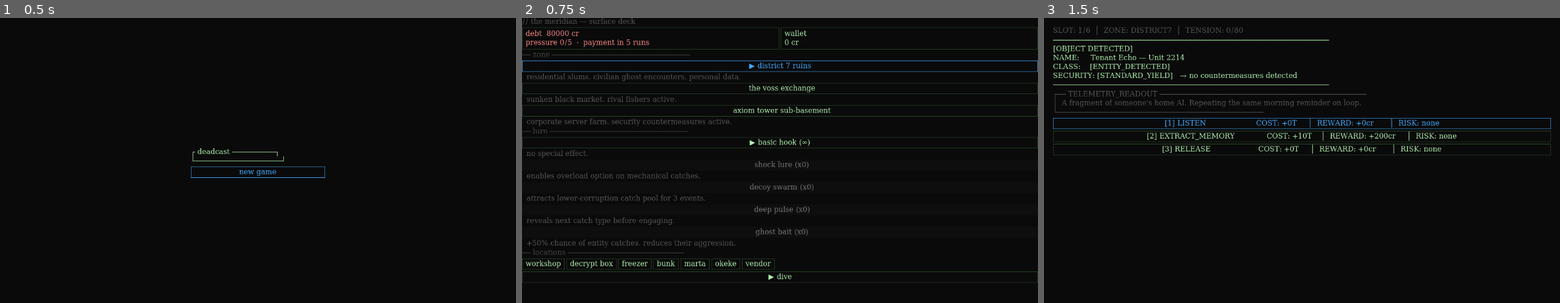
Above: before the commit, frames 1-3 (left to right).
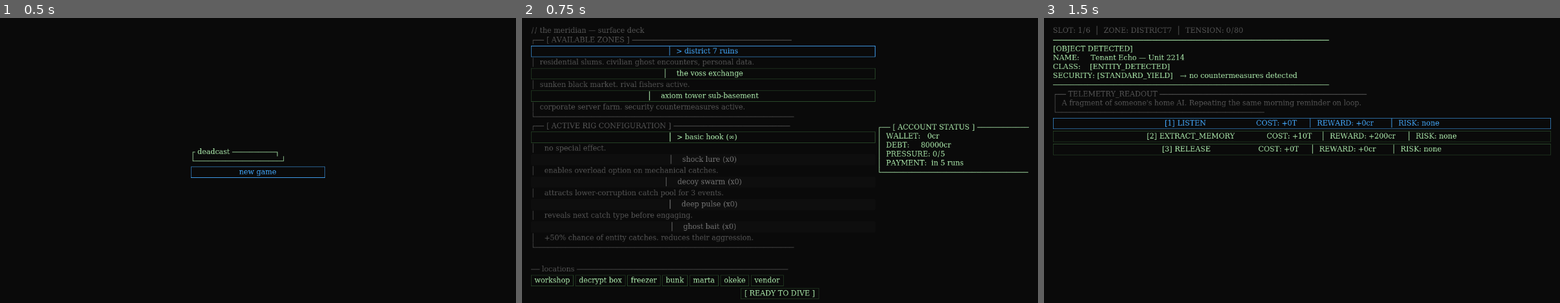
Above: after the commit, the same moments.

Repository: Teeohbee/deadcast
Game: Godot game, scene res://scenes/title_screen/TitleScreen.tscn
Same seed, same stepped clock (60 frames per second), same inputs: the game is played once before the commit and once after it.
Inputs:
- Up to frame 1 (0.5 s): no input
- Up to frame 2 (0.75 s): click "new game" at 0.5 s
- Up to frame 3 (1.5 s): click "▶ dive" (after the commit: "[ READY TO DIVE ]") at 1.25 s

Frame 1 is identical in both runs. In frame 2, 12% of the frame differs, in the area x 0-100%, y 0-99%; in frame 3, nothing differs.

Commit message:
feat: surface deck terminal panel refactor
- BargeHub: HBoxContainer layout splits main content (left) from
  Account Status box (right). Account status shows wallet/debt/
  pressure/payment in a ┌── box, red when pressure ≥ 3.
- ZoneSelector: ┌── [ AVAILABLE ZONES ] header + footer, cursor
  standardised to │  > / │    prefix on zone buttons.
- LureEquip: ┌── [ ACTIVE RIG CONFIGURATION ] header + footer,
  same │  > cursor pattern. Footer re-added on every rebuild.
- DiveButton centred at bottom as [ READY TO DIVE ].
- All ▶ cursors replaced with >.

Diff:
--- a/scenes/barge_hub/BargeHub.gd
+++ b/scenes/barge_hub/BargeHub.gd
@@ -1,13 +1,10 @@
 # scenes/barge_hub/BargeHub.gd
 extends Control
 
-@onready var debt_label: Label = $VBoxContainer/EconomyRow/DebtPanel/DebtLabel
-@onready var credits_label: Label = $VBoxContainer/EconomyRow/CreditsPanel/CreditsLabel
-@onready var debt_panel: PanelContainer = $VBoxContainer/EconomyRow/DebtPanel
-@onready var credits_panel: PanelContainer = $VBoxContainer/EconomyRow/CreditsPanel
 @onready var title_label: Label = $VBoxContainer/TitleLabel
+@onready var account_label: Label = $VBoxContainer/ContentRow/AccountLabel
 @onready var separator_label: Label = $VBoxContainer/SeparatorLabel
-@onready var dive_button: Button = $VBoxContainer/DiveButton
+@onready var dive_button: Button = $VBoxContainer/DiveRow/DiveButton
 @onready var workshop_btn: Button = $VBoxContainer/LocationButtons/WorkshopBtn
 @onready var decrypt_btn: Button = $VBoxContainer/LocationButtons/DecryptBtn
 @onready var freezer_btn: Button = $VBoxContainer/LocationButtons/FreezerBtn
@@ -34,20 +31,17 @@
 		get_tree().change_scene_to_file("res://scenes/barge_hub/GameOver.tscn")
 		return
 
-	# P4 debt collector one-time event
 	if GameState.pressure_level >= 4 and not GameState.debt_collector_triggered:
 		GameState.debt_collector_triggered = true
 		GameState.spend_credits(5000)
 		GameState.save()
 
 	dive_button.pressed.connect(_on_dive_pressed)
-	EventBus.credits_changed.connect(_refresh_labels)
-	_refresh_labels(GameState.credits)
+	EventBus.credits_changed.connect(_refresh_account)
 
 	UIStyle.apply_label(title_label, UIStyle.COL_DIM)
-	UIStyle.apply_label(separator_label, UIStyle.COL_SEP)
-	UIStyle.apply_panel(debt_panel)
-	UIStyle.apply_panel(credits_panel)
+	UIStyle.apply_label(separator_label, UIStyle.COL_DIM)
+	UIStyle.apply_label(account_label, UIStyle.COL_TEXT)
 	UIStyle.apply_button(dive_button)
 	dive_button.focus_mode = Control.FOCUS_ALL
 
@@ -72,6 +66,8 @@
 	okeke_btn.pressed.connect(func(): _go_to("okeke"))
 	vendor_btn.pressed.connect(func(): _go_to("vendor"))
 
+	_refresh_account()
+
 	await get_tree().process_frame
 	var focus_id := GameState.last_hub_focus
 	GameState.last_hub_focus = ""
@@ -83,17 +79,21 @@
 		"marta":    marta_btn.grab_focus()
 		"okeke":    okeke_btn.grab_focus()
 		"vendor":   vendor_btn.grab_focus()
-		_:          $VBoxContainer/ZoneSelector.get_child(1).grab_focus()
+		_:          $VBoxContainer/ContentRow/LeftColumn/ZoneSelector.get_child(1).grab_focus()
 
-func _refresh_labels(_ignored: int = 0) -> void:
-	var runs_to_pmt = 5 - GameState.runs_since_payment
-	debt_label.text = "debt  %d cr\npressure %d/5  ·  payment in %d run%s" % [
-		GameState.debt, GameState.pressure_level,
-		runs_to_pmt, "s" if runs_to_pmt != 1 else ""]
-	UIStyle.apply_label(debt_label, UIStyle.COL_DEBT)
-
-	credits_label.text = "wallet\n%d cr" % GameState.credits
-	UIStyle.apply_label(credits_label, UIStyle.COL_TEXT)
+func _refresh_account(_ignored: int = 0) -> void:
+	var runs_to_pmt := 5 - GameState.runs_since_payment
+	var run_str := "in %d run%s" % [runs_to_pmt, "s" if runs_to_pmt != 1 else ""]
+	account_label.text = (
+		"┌── [ ACCOUNT STATUS ] ────────────\n"
+		+ "│  WALLET:   %dcr\n" % GameState.credits
+		+ "│  DEBT:     %dcr\n" % GameState.debt
+		+ "│  PRESSURE: %d/5\n" % GameState.pressure_level
+		+ "│  PAYMENT:  %s\n" % run_str
+		+ "└──────────────────────────────────"
+	)
+	var color := UIStyle.COL_DEBT if GameState.pressure_level >= 3 else UIStyle.COL_TEXT
+	UIStyle.apply_label(account_label, color)
 
 func _on_dive_pressed() -> void:
 	get_tree().change_scene_to_file("res://scenes/dive_run/DiveRun.tscn")
--- a/scenes/barge_hub/BargeHub.tscn
+++ b/scenes/barge_hub/BargeHub.tscn
@@ -16,31 +16,33 @@
 anchors_preset = 15
 anchor_right = 1.0
 anchor_bottom = 1.0
+offset_left = 20.0
+offset_top = 20.0
+offset_right = -20.0
+offset_bottom = -20.0
 
 [node name="TitleLabel" type="Label" parent="VBoxContainer"]
 text = "// the meridian — surface deck"
 
-[node name="EconomyRow" type="HBoxContainer" parent="VBoxContainer"]
+[node name="ContentRow" type="HBoxContainer" parent="VBoxContainer"]
+size_flags_vertical = 3
 
-[node name="DebtPanel" type="PanelContainer" parent="VBoxContainer/EconomyRow"]
+[node name="LeftColumn" type="VBoxContainer" parent="VBoxContainer/ContentRow"]
 size_flags_horizontal = 3
 
-[node name="DebtLabel" type="Label" parent="VBoxContainer/EconomyRow/DebtPanel"]
-text = ""
-autowrap_mode = 3
+[node name="ZoneSelector" parent="VBoxContainer/ContentRow/LeftColumn" instance=ExtResource("2_zsel")]
 
-[node name="CreditsPanel" type="PanelContainer" parent="VBoxContainer/EconomyRow"]
-size_flags_horizontal = 3
+[node name="LureEquip" parent="VBoxContainer/ContentRow/LeftColumn" instance=ExtResource("3_leq")]
 
-[node name="CreditsLabel" type="Label" parent="VBoxContainer/EconomyRow/CreditsPanel"]
+[node name="AccountLabel" type="Label" parent="VBoxContainer/ContentRow"]
+custom_minimum_size = Vector2(240, 0)
+size_flags_horizontal = 4
+vertical_alignment = 0
+autowrap_mode = 0
 text = ""
 
-[node name="ZoneSelector" parent="VBoxContainer" instance=ExtResource("2_zsel")]
-
-[node name="LureEquip" parent="VBoxContainer" instance=ExtResource("3_leq")]
-
 [node name="SeparatorLabel" type="Label" parent="VBoxContainer"]
-text = "── locations ───────────────────────────"
+text = "── locations ─────────────────────────────────────────────────"
 
 [node name="LocationButtons" type="HBoxContainer" parent="VBoxContainer"]
 
@@ -65,5 +67,15 @@
 [node name="VendorBtn" type="Button" parent="VBoxContainer/LocationButtons"]
 text = "vendor"
 
-[node name="DiveButton" type="Button" parent="VBoxContainer"]
-text = "▶ dive"
+[node name="DiveRow" type="HBoxContainer" parent="VBoxContainer"]
+
+[node name="DiveSpacer" type="Label" parent="VBoxContainer/DiveRow"]
+size_flags_horizontal = 3
+text = ""
+
+[node name="DiveButton" type="Button" parent="VBoxContainer/DiveRow"]
+text = "[ READY TO DIVE ]"
+
+[node name="DiveSpacer2" type="Label" parent="VBoxContainer/DiveRow"]
+size_flags_horizontal = 3
+text = ""
--- a/scenes/barge_hub/LureEquip.gd
+++ b/scenes/barge_hub/LureEquip.gd
@@ -2,10 +2,11 @@
 extends VBoxContainer
 
 const LURE_IDS: Array[String] = ["basic_hook", "shock_lure", "decoy_swarm", "deep_pulse", "ghost_bait"]
+const _FOOTER := "└────────────────────────────────────────────────────────────"
 
 func _ready() -> void:
 	self.theme = UIStyle.get_theme()
-	UIStyle.apply_label($LureLabel, UIStyle.COL_SEP)
+	UIStyle.apply_label($LureLabel, UIStyle.COL_DIM)
 	_rebuild()
 
 func _rebuild() -> void:
@@ -17,25 +18,32 @@
 
 	var focus_btn: Button = null
 	for lure_id in LURE_IDS:
-		var lure_path = "res://resources/lures/%s.tres" % lure_id
-		var lure: LureData = load(lure_path)
-		var qty = GameState.lure_inventory.get(lure_id, 0)
-		var infinite = qty == GameState.INFINITE_STOCK
-		var btn = Button.new()
+		var lure: LureData = load("res://resources/lures/%s.tres" % lure_id)
+		var qty := GameState.lure_inventory.get(lure_id, 0)
+		var is_equipped := GameState.current_lure != null and GameState.get_lure_id(GameState.current_lure) == lure_id
+		var btn := Button.new()
 		btn.focus_mode = Control.FOCUS_ALL
 		UIStyle.apply_button(btn)
-		var is_equipped = GameState.current_lure != null and GameState.get_lure_id(GameState.current_lure) == lure_id
-		btn.text = "%s%s (%s)" % ["▶ " if is_equipped else "  ", lure.lure_name.to_lower(), _stock_display(qty)]
-		btn.disabled = not infinite and qty == 0
+		btn.text = "%s%s (%s)" % [
+			"│  > " if is_equipped else "│    ",
+			lure.lure_name.to_lower(),
+			_stock_display(qty)]
+		btn.disabled = not GameState.INFINITE_STOCK == qty and qty == 0
 		btn.pressed.connect(func() -> void: _on_lure_selected(lure))
 		add_child(btn)
 		if lure.description != "":
-			var desc = Label.new()
-			desc.text = "  " + lure.description.to_lower()
+			var desc := Label.new()
+			desc.text = "│    " + lure.description.to_lower()
 			UIStyle.apply_label(desc, UIStyle.COL_DIM)
 			add_child(desc)
 		if is_equipped:
 			focus_btn = btn
+
+	var footer := Label.new()
+	footer.text = _FOOTER
+	UIStyle.apply_label(footer, UIStyle.COL_DIM)
+	add_child(footer)
+
 	if focus_btn:
 		focus_btn.grab_focus()
 
--- a/scenes/barge_hub/LureEquip.tscn
+++ b/scenes/barge_hub/LureEquip.tscn
@@ -6,4 +6,4 @@
 script = ExtResource("1_leq")
 
 [node name="LureLabel" type="Label" parent="."]
-text = "── lure ────────────────────────────────"
+text = "┌── [ ACTIVE RIG CONFIGURATION ] ───────────────────────────"
--- a/scenes/barge_hub/ZoneSelector.gd
+++ b/scenes/barge_hub/ZoneSelector.gd
@@ -2,26 +2,27 @@
 extends VBoxContainer
 
 const ZONE_IDS: Array[String] = ["district7", "exchange", "axiom"]
+const _FOOTER := "└────────────────────────────────────────────────────────────"
 
 var _buttons: Dictionary = {}
 
 func _ready() -> void:
 	self.theme = UIStyle.get_theme()
-	UIStyle.apply_label($ZoneLabel, UIStyle.COL_SEP)
+	UIStyle.apply_label($ZoneLabel, UIStyle.COL_DIM)
 
 	for zone_id in ZONE_IDS:
 		var zone_data: ZoneData = load("res://resources/zones/%s.tres" % zone_id)
 
-		var btn = Button.new()
+		var btn := Button.new()
 		btn.focus_mode = Control.FOCUS_ALL
 		UIStyle.apply_button(btn)
 		btn.pressed.connect(func() -> void: GameState.select_zone(zone_id))
 		add_child(btn)
 		_buttons[zone_id] = btn
 
-		var desc = Label.new()
+		var desc := Label.new()
 		UIStyle.apply_label(desc, UIStyle.COL_DIM)
-		desc.text = "  " + zone_data.description.to_lower()
+		desc.text = "│  " + zone_data.description.to_lower()
 		add_child(desc)
 
 	for i in ZONE_IDS.size():
@@ -31,13 +32,18 @@
 		if i < ZONE_IDS.size() - 1:
 			btn.focus_neighbor_bottom = btn.get_path_to(_buttons[ZONE_IDS[i + 1]])
 
+	var footer := Label.new()
+	footer.text = _FOOTER
+	UIStyle.apply_label(footer, UIStyle.COL_DIM)
+	add_child(footer)
+
 	EventBus.zone_changed.connect(_on_zone_changed)
 	_on_zone_changed(GameState.selected_zone)
 
 func _on_zone_changed(zone_id: String) -> void:
 	for id in _buttons:
 		var btn: Button = _buttons[id]
-		btn.text = ("▶ " if zone_id == id else "  ") + _zone_display_name(id)
+		btn.text = ("│  > " if zone_id == id else "│    ") + _zone_display_name(id)
 
 func _zone_display_name(zone_id: String) -> String:
 	match zone_id:
--- a/scenes/barge_hub/ZoneSelector.tscn
+++ b/scenes/barge_hub/ZoneSelector.tscn
@@ -6,4 +6,4 @@
 script = ExtResource("1_zsel")
 
 [node name="ZoneLabel" type="Label" parent="."]
-text = "── zone ────────────────────────────────"
+text = "┌── [ AVAILABLE ZONES ] ─────────────────────────────────────"
